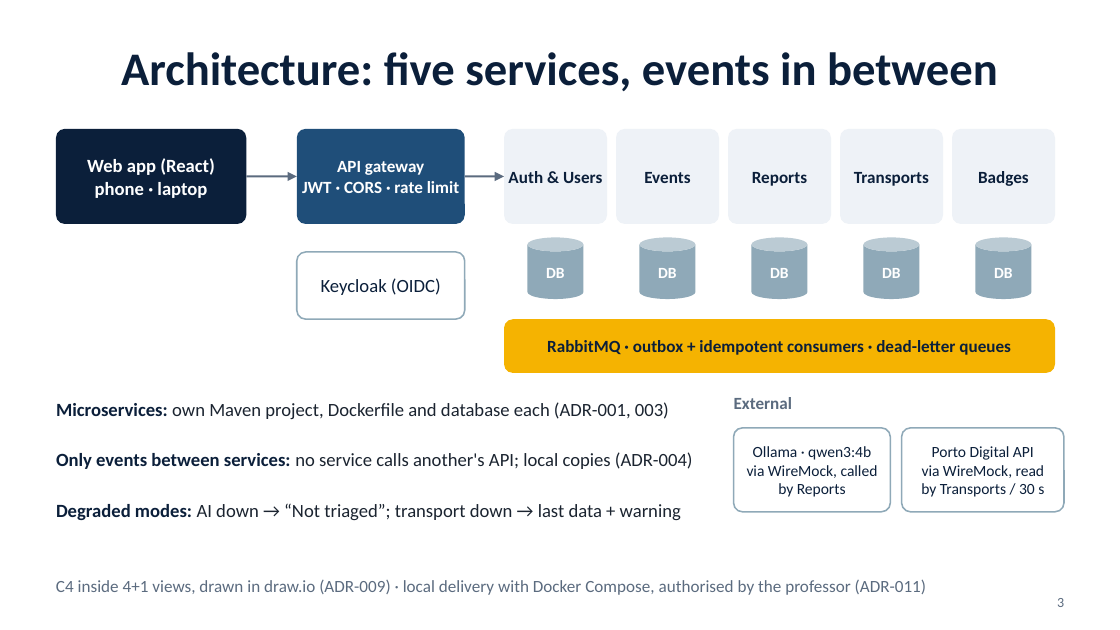
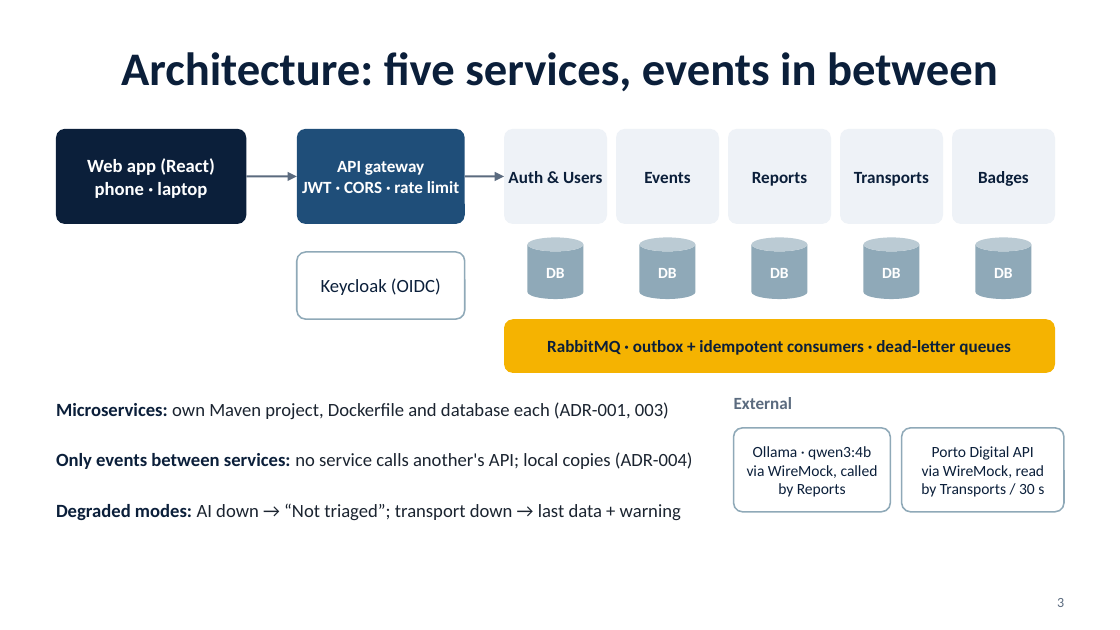
Before and after one commit to tomasoliveira21/LABDSOF, a slide deck: slide 3 of Docs/Presentation/Farol_Sprint_A_PL_Presentation.pptx. Drawn at 1120x630 pixels with LibreOffice and Linux fonts; fonts in the diff are those of the drawing. Boxes give left, top, right and bottom in pixels: in the first picture for what was removed or moved away, otherwise in the second. Text is boxed around its words. In the diff, an @@ line names an element or a change of style, - is before the commit and + after.

```diff
--- a/Docs/Presentation/Farol_Sprint_A_PL_Presentation.pptx
+++ b/Docs/Presentation/Farol_Sprint_A_PL_Presentation.pptx
@@ text removed at (56, 580, 926, 595) @@
-C4 inside 4+1 views, drawn in draw.io (ADR-009) · local delivery with Docker Compose, authorised by the professor (ADR-011)
```
Also in this commit, not shown: 6 other slides changed, 2 other files.
